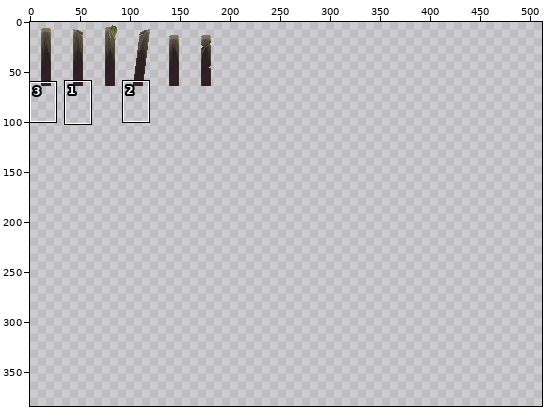
One commit to this pixel-art file: Aseprite/Tiles/Foreground1_Tileset.aseprite. Above: a wide view before the commit, with the close-up outlined.
Close-up. As it was:
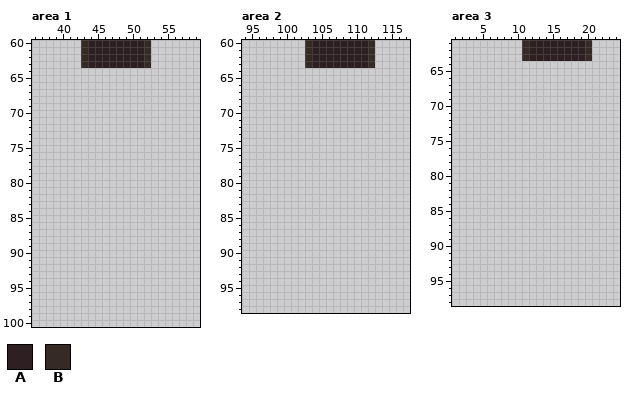
500x500 pixels, 1 frame. Colours within 5 levels of each other are drawn and written as one. Shown: area 1: x 36..59, y 60..100; area 2: x 94..117, y 60..98; area 3: x 1..24, y 61..98. The old version is drawn lined up with the new one, on the new canvas. The commit also changed other parts of the picture, which this record leaves out.
Palette (. is transparent): A #2e2022  B #362a25
Pixels before, area 1, first column x 43:
60 BAAAAAAAAB
61 BAAAAAAAAB
62 BAAAAAAAAB
63 BAAAAAAAAB
Pixels before, area 2, first column x 103:
60 BAAAAAAAAB
61 BAAAAAAAAB
62 BAAAAAAAAB
63 BAAAAAAAAB
Pixels before, area 3, first column x 11:
61 BAAAAAAAAB
62 BAAAAAAAAB
63 BAAAAAAAAB
And afterwards:
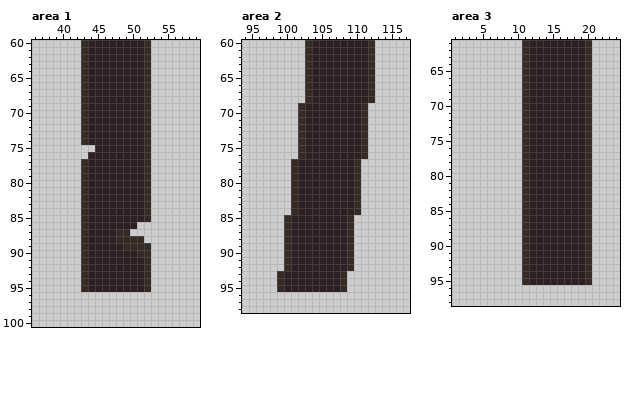
Diff:
canvas 500x500 -> 512x384 (the part of the old canvas that was cut away was empty and is not shown)
Changed rows in their new state; - is an unchanged pixel.
Area 1:
first column x 43:
 64 BAAAAAAAAB
 65 BAAAAAAAAB
 66 BAAAAAAAAB
 67 BAAAAAAAAB
 68 BAAAAAAAAB
 69 BAAAAAAAAB
 70 BAAAAAAAAB
 71 BAAAAAAAAB
 72 BAAAAAAAAB
 73 BAAAAAAAAB
 74 BAAAAAAAAB
 75 --AAAAAAAB
 76 -AAAAAAAAB
 77 BAAAAAAAAB
 78 BAAAAAAAAB
 79 BAAAAAAAAB
 80 BAAAAAAAAB
 81 BAAAAAAAAB
 82 BAAAAAAAAB
 83 BAAAAAAAAB
 84 BAAAAAAAAB
 85 BAAAAAAAAB
 86 BAAAAAAA--
 87 BAAAABB---
 88 BAAAABBBB-
 89 BAAAAABBBB
 90 BAAAAAAABB
 91 BAAAAAAAAB
 92 BAAAAAAAAB
 93 BAAAAAAAAB
 94 BAAAAAAAAB
 95 BAAAAAAAAB
Area 2:
first column x 99:
64 ----BAAAAAAAAB
65 ----BAAAAAAAAB
66 ----BAAAAAAAAB
67 ----BAAAAAAAAB
68 ----BAAAAAAAAB
69 ---BAAAAAAAAB-
70 ---BAAAAAAAAB-
71 ---BAAAAAAAAB-
72 ---BAAAAAAAAB-
73 ---BAAAAAAAAB-
74 ---BAAAAAAAAB-
75 ---BAAAAAAAAB-
76 ---BAAAAAAAAB-
77 --BAAAAAAAAB--
78 --BAAAAAAAAB--
79 --BAAAAAAAAB--
80 --BAAAAAAAAB--
81 --BAAAAAAAAB--
82 --BAAAAAAAAB--
83 --BAAAAAAAAB--
84 --BAAAAAAAAB--
85 -BAAAAAAAAB---
86 -BAAAAAAAAB---
87 -BAAAAAAAAB---
88 -BAAAAAAAAB---
89 -BAAAAAAAAB---
90 -BAAAAAAAAB---
91 -BAAAAAAAAB---
92 -BAAAAAAAAB---
93 BAAAAAAAAB----
94 BAAAAAAAAB----
95 BAAAAAAAAB----
Area 3:
first column x 11:
64 BAAAAAAAAB
65 BAAAAAAAAB
66 BAAAAAAAAB
67 BAAAAAAAAB
68 BAAAAAAAAB
69 BAAAAAAAAB
70 BAAAAAAAAB
71 BAAAAAAAAB
72 BAAAAAAAAB
73 BAAAAAAAAB
74 BAAAAAAAAB
75 BAAAAAAAAB
76 BAAAAAAAAB
77 BAAAAAAAAB
78 BAAAAAAAAB
79 BAAAAAAAAB
80 BAAAAAAAAB
81 BAAAAAAAAB
82 BAAAAAAAAB
83 BAAAAAAAAB
84 BAAAAAAAAB
85 BAAAAAAAAB
86 BAAAAAAAAB
87 BAAAAAAAAB
88 BAAAAAAAAB
89 BAAAAAAAAB
90 BAAAAAAAAB
91 BAAAAAAAAB
92 BAAAAAAAAB
93 BAAAAAAAAB
94 BAAAAAAAAB
95 BAAAAAAAAB
Boxes around the changes in both close-ups, in picture pixels (x1, y1, x2, y2):
added: (81, 68, 151, 292)
added: (277, 68, 375, 292)
added: (522, 61, 592, 285)
